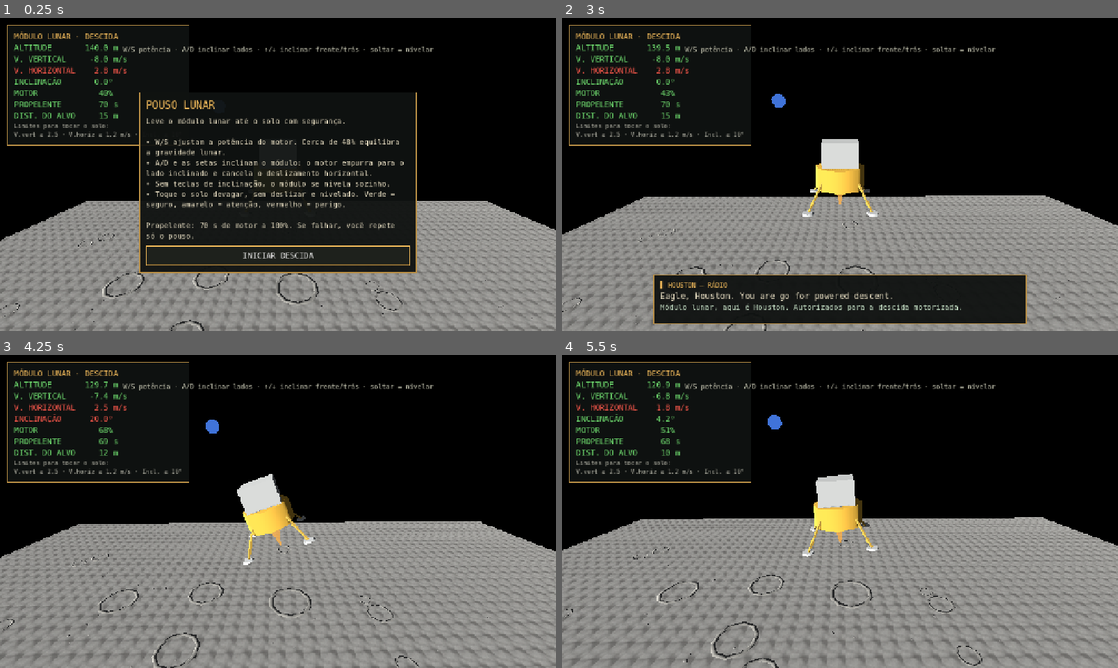
Above: before the commit, frames 1-4 (two rows, left to right).
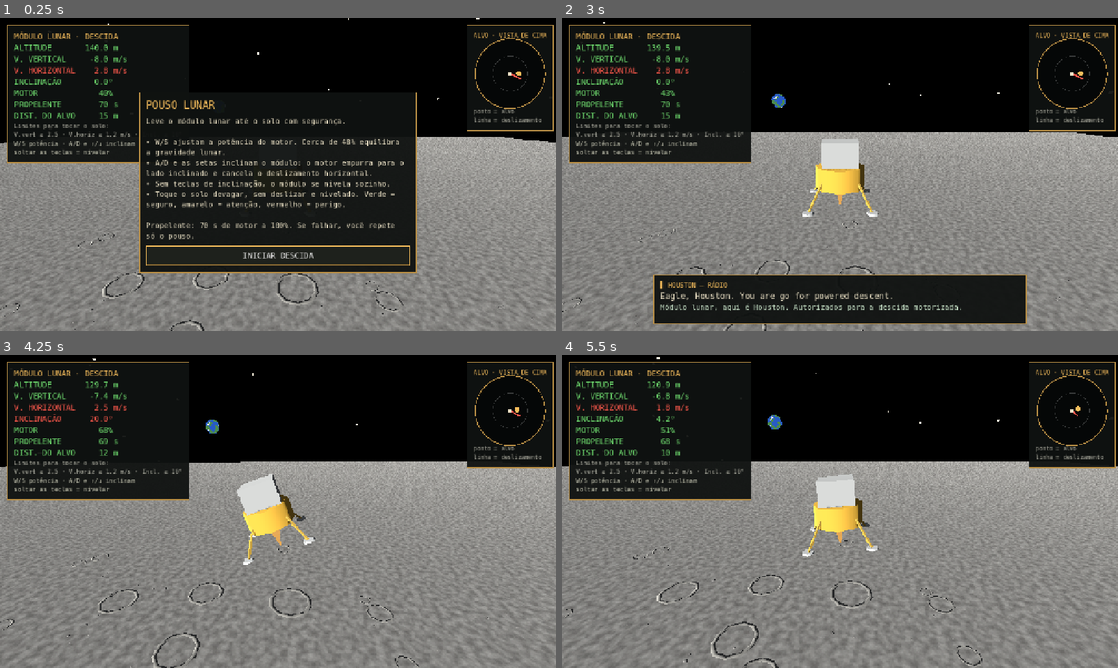
Above: after the commit, the same moments.

Repository: devGustavoReis/Apollo6
Game: Godot game, scene res://scenes/lunar_module/landing.tscn
Same seed, same stepped clock (60 frames per second), same inputs: the game is played once before the commit and once after it. This scene is started directly instead of the project's main scene.
Inputs (mouse positions are in pixels of both pictures, inside the frame that each line leads up to):
- Up to frame 1 (0.25 s): no input
- Up to frame 2 (3 s): move the mouse to (962, 158) at 0.52 s; hold D (move_right) 0.53-1.28 s; hold Tab (checklist) 0.53-1.28 s; click (962, 158) at 0.67 s; move the mouse to (728, 190) at 1.27 s; hold S (move_back) 1.28-2.03 s; tap E (interact) at 1.35 s; move the mouse to (895, 105) at 2.02 s; hold D (move_right) 2.03-2.78 s; tap C at 2.1 s; move the mouse to (812, 237) at 2.77 s; hold W (move_forward) from 2.78 s (still down); tap Keypad Enter at 2.85 s; click (812, 237) at 2.92 s
- Up to frame 3 (4.25 s): move the mouse to (444, 558) at 3.52 s; release W (move_forward) at 3.53 s; hold A (move_left) from 3.53 s (still down); tap Keypad Enter at 3.6 s
- Up to frame 4 (5.5 s): move the mouse to (673, 464) at 4.27 s; tap Shift at 4.35 s; move the mouse to (867, 511) at 5.02 s; release A (move_left) at 5.03 s; hold S (move_back) from 5.03 s (still down); tap 1 at 5.1 s; click (867, 511) at 5.17 s

The runs differ from the first frame. In frame 1, 18% of the frame differs, in the area x 0-100%, y 0-100%; in frame 2, 26%; in frame 3, 28%, in the area x 0-100%, y 1-100%; in frame 4, 27%.

Commit message:
T06 (parte 1): radar do alvo, marcador de contato e cenário do pouso
- Radar no HUD mostra o alvo visto de cima e o deslizamento do módulo
- Anel no solo sob o módulo (verde/amarelo/vermelho pela velocidade horizontal)
- Poeira abaixo de 15 m com o motor ligado
- Alvo com marcas brancas e feixe de sinalização
- Solo maior e sem repetição visível, estrelas e Terra com textura
- Dicas de teclas dentro do painel (não sobrepõem mais o HUD)

A física do pouso não mudou. Falta o modelo do módulo lunar (Blender).

Co-Authored-By: Claude Fable 5.2 <noreply@anthropic.com>
Claude-Session: https://claude.ai/code/session_01FrD3b8pGoUYoQnV63Uzd1z

Diff:
--- a/scripts/landing/landing_game.gd
+++ b/scripts/landing/landing_game.gd
@@ -10,6 +10,7 @@
 const TILT_RATE := 35.0
 const THROTTLE_RATE := 0.45
 const AREA_LIMIT := 260.0
+const RADAR_SCRIPT := preload("res://scripts/ui/landing_radar.gd")
 
 @onready var world: SubViewport = $ViewportContainer/SubViewport
 
@@ -22,6 +23,11 @@
 var lm: Node3D
 var flame: MeshInstance3D
 var camera: Camera3D
+var marker: MeshInstance3D
+var marker_mat: StandardMaterial3D
+var beacon: MeshInstance3D
+var dust: CPUParticles3D
+var radar: Control
 var _readouts := {}
 var _panel: PanelContainer
 var _panel_box: VBoxContainer
@@ -68,20 +74,23 @@
 	world.add_child(sun)
 	var ground := MeshInstance3D.new()
 	var plane := PlaneMesh.new()
-	plane.size = Vector2(700, 700)
+	plane.size = Vector2(3000, 3000)
 	ground.mesh = plane
 	var mat := StandardMaterial3D.new()
 	var noise := NoiseTexture2D.new()
-	noise.width = 64
-	noise.height = 64
+	noise.width = 256
+	noise.height = 256
 	noise.seamless = true
-	noise.noise = FastNoiseLite.new()
+	var ground_noise := FastNoiseLite.new()
+	ground_noise.frequency = 0.03
+	ground_noise.fractal_octaves = 4
+	noise.noise = ground_noise
 	noise.color_ramp = Gradient.new()
 	noise.color_ramp.set_color(0, Color(0.38, 0.37, 0.35))
 	noise.color_ramp.set_color(1, Color(0.62, 0.61, 0.58))
 	mat.albedo_texture = noise
 	mat.texture_filter = BaseMaterial3D.TEXTURE_FILTER_NEAREST
-	mat.uv1_scale = Vector3(60, 60, 1)
+	mat.uv1_scale = Vector3(50, 50, 1)
 	mat.roughness = 1.0
 	ground.material_override = mat
 	world.add_child(ground)
@@ -127,6 +136,40 @@
 	pad_mat.shading_mode = BaseMaterial3D.SHADING_MODE_UNSHADED
 	pad.material_override = pad_mat
 	world.add_child(pad)
+	var pad_marks := Node3D.new()
+	world.add_child(pad_marks)
+	for angle in [0.0, 90.0, 180.0, 270.0]:
+		var mark_dir := Vector3(cos(deg_to_rad(angle)), 0, sin(deg_to_rad(angle)))
+		_box(Vector3(1.4, 0.04, 1.4), Color(0.95, 0.95, 0.9), mark_dir * 8.0 + Vector3(0, 0.02, 0), pad_marks)
+	beacon = MeshInstance3D.new()
+	var beam := CylinderMesh.new()
+	beam.top_radius = 0.25
+	beam.bottom_radius = 0.25
+	beam.height = 60.0
+	beam.radial_segments = 6
+	beacon.mesh = beam
+	var beam_mat := _flat(Color(1.0, 0.7, 0.25, 0.4))
+	beam_mat.shading_mode = BaseMaterial3D.SHADING_MODE_UNSHADED
+	beam_mat.transparency = BaseMaterial3D.TRANSPARENCY_ALPHA
+	beacon.material_override = beam_mat
+	beacon.position = Vector3(0, 30, 0)
+	world.add_child(beacon)
+	var stars := MultiMeshInstance3D.new()
+	var star_mm := MultiMesh.new()
+	star_mm.transform_format = MultiMesh.TRANSFORM_3D
+	var star_mesh := BoxMesh.new()
+	star_mesh.size = Vector3(4, 4, 4)
+	var star_mat := _flat(Color(1, 0.97, 0.9))
+	star_mat.shading_mode = BaseMaterial3D.SHADING_MODE_UNSHADED
+	star_mesh.material = star_mat
+	star_mm.mesh = star_mesh
+	star_mm.instance_count = 300
+	for i in star_mm.instance_count:
+		var star_dir := Vector3(rng.randf_range(-1, 1), rng.randf_range(0.03, 1), rng.randf_range(-1, 1)).normalized()
+		var star_size := rng.randf_range(0.8, 1.6)
+		star_mm.set_instance_transform(i, Transform3D(Basis().scaled(Vector3.ONE * star_size), star_dir * 1100.0))
+	stars.multimesh = star_mm
+	world.add_child(stars)
 	var earth := MeshInstance3D.new()
 	var earth_mesh := SphereMesh.new()
 	earth_mesh.radius = 12
@@ -134,17 +177,68 @@
 	earth_mesh.radial_segments = 12
 	earth_mesh.rings = 6
 	earth.mesh = earth_mesh
-	var earth_mat := _flat(Color(0.25, 0.45, 0.85))
+	var earth_mat := _flat(Color.WHITE)
+	earth_mat.albedo_texture = _earth_texture()
+	earth_mat.texture_filter = BaseMaterial3D.TEXTURE_FILTER_NEAREST
 	earth_mat.shading_mode = BaseMaterial3D.SHADING_MODE_UNSHADED
 	earth.material_override = earth_mat
 	earth.position = Vector3(-120, 160, -400)
 	world.add_child(earth)
 	_build_lm()
+	marker = MeshInstance3D.new()
+	var marker_ring := TorusMesh.new()
+	marker_ring.inner_radius = 2.7
+	marker_ring.outer_radius = 3.0
+	marker_ring.rings = 16
+	marker_ring.ring_segments = 3
+	marker.mesh = marker_ring
+	marker.scale = Vector3(1, 0.05, 1)
+	marker_mat = _flat(Game.GOOD)
+	marker_mat.shading_mode = BaseMaterial3D.SHADING_MODE_UNSHADED
+	marker.material_override = marker_mat
+	world.add_child(marker)
+	dust = CPUParticles3D.new()
+	dust.emitting = false
+	dust.amount = 40
+	dust.lifetime = 1.2
+	dust.direction = Vector3(1, 0, 0)
+	dust.spread = 180.0
+	dust.flatness = 1.0
+	dust.gravity = Vector3(0, -MOON_G, 0)
+	dust.initial_velocity_min = 5.0
+	dust.initial_velocity_max = 11.0
+	var grain := BoxMesh.new()
+	grain.size = Vector3(0.35, 0.35, 0.35)
+	var grain_mat := _flat(Color(0.75, 0.74, 0.7, 0.6))
+	grain_mat.shading_mode = BaseMaterial3D.SHADING_MODE_UNSHADED
+	grain_mat.transparency = BaseMaterial3D.TRANSPARENCY_ALPHA
+	grain.material = grain_mat
+	dust.mesh = grain
+	world.add_child(dust)
 	camera = Camera3D.new()
 	camera.fov = 70
-	camera.far = 1500
+	camera.near = 0.5
+	camera.far = 3000
 	world.add_child(camera)
 	camera.make_current()
+
+
+func _earth_texture() -> ImageTexture:
+	var image := Image.create(64, 32, false, Image.FORMAT_RGB8)
+	var land := FastNoiseLite.new()
+	land.seed = 6
+	land.frequency = 0.05
+	for y in 32:
+		for x in 64:
+			var around := x / 64.0 * TAU
+			var point := Vector3(cos(around) * 14.0, sin(around) * 14.0, y * 1.4)
+			var color := Color(0.16, 0.36, 0.78)
+			if land.get_noise_3dv(point) > 0.1:
+				color = Color(0.3, 0.55, 0.3)
+			if y < 3 or y > 28 or land.get_noise_3dv(point * 2.3 + Vector3(50, 0, 0)) > 0.35:
+				color = Color(0.92, 0.94, 0.96)
+			image.set_pixel(x, y, color)
+	return ImageTexture.create_from_image(image)
 
 
 func _flat(color: Color) -> StandardMaterial3D:
@@ -231,12 +325,18 @@
 		_readouts[key] = label
 	var limits_label := Game.make_label("Limites para tocar o solo:\nV.vert ≤ %.1f · V.horiz ≤ %.1f m/s · Incl. ≤ %.0f°" % [limits["land_vy"], limits["land_vh"], limits["land_tilt"]], 14, Color(0.7, 0.7, 0.65))
 	box.add_child(limits_label)
-	var keys := Game.make_label("W/S potência · A/D inclinar lados · ↑/↓ inclinar frente/trás · soltar = nivelar", 15, Color(0.8, 0.8, 0.72))
-	keys.set_anchors_preset(Control.PRESET_CENTER_TOP)
-	keys.horizontal_alignment = HORIZONTAL_ALIGNMENT_CENTER
-	keys.size = Vector2(900, 24)
-	keys.position = Vector2(-450, 64)
-	layer.add_child(keys)
+	box.add_child(Game.make_label("W/S potência · A/D e ↑/↓ inclinam\nsoltar as teclas = nivelar", 14, Color(0.8, 0.8, 0.72)))
+	var radar_panel := PanelContainer.new()
+	radar_panel.set_anchors_preset(Control.PRESET_TOP_RIGHT)
+	radar_panel.position = Vector2(-206, 16)
+	layer.add_child(radar_panel)
+	var radar_box := VBoxContainer.new()
+	radar_panel.add_child(radar_box)
+	radar_box.add_child(Game.make_label("ALVO · VISTA DE CIMA", 14, Game.AMBER))
+	radar = Control.new()
+	radar.set_script(RADAR_SCRIPT)
+	radar_box.add_child(radar)
+	radar_box.add_child(Game.make_label("ponto = alvo\nlinha = deslizamento", 13, Color(0.7, 0.7, 0.65)))
 	_message = Game.make_label("", 22, Game.AMBER)
 	_message.set_anchors_preset(Control.PRESET_CENTER_TOP)
 	_message.horizontal_alignment = HORIZONTAL_ALIGNMENT_CENTER
@@ -359,6 +459,11 @@
 	var target_cam := pos + Vector3(0, 6.0, 15.0)
 	camera.position = camera.position.lerp(target_cam, 0.15) if camera.position != Vector3.ZERO else target_cam
 	camera.look_at(pos + Vector3(0, 2.0, 0), Vector3.UP)
+	marker.position = Vector3(pos.x, 0.08, pos.z)
+	marker_mat.albedo_color = Game.level_color(horizontal_speed() / limits["land_vh"])
+	beacon.visible = pos.y > 12.0
+	dust.position = Vector3(pos.x, 0.3, pos.z)
+	dust.emitting = flame.visible and pos.y < 15.0
 	_update_readouts()
 
 
@@ -373,6 +478,10 @@
 	var fuel_ratio := MissionState.lm_fuel / MissionState.lm_fuel_max
 	_set_readout("fuel", "PROPELENTE    %6.0f s" % MissionState.lm_fuel, 1.0 - fuel_ratio * 2.5)
 	_set_readout("dist", "DIST. DO ALVO %6.0f m" % Vector2(pos.x, pos.z).length(), 0.0)
+	radar.alvo = Vector2(-pos.x, -pos.z)
+	radar.velocidade = Vector2(vel.x, vel.z)
+	radar.cor_velocidade = Game.level_color(horizontal_speed() / limits["land_vh"])
+	radar.queue_redraw()
 	if state == "flying":
 		if MissionState.lm_fuel <= 0.0:
 			_message.text = "SEM PROPELENTE!"
--- /dev/null
+++ b/scripts/ui/landing_radar.gd
@@ -0,0 +1,29 @@
+extends Control
+
+var alvo = Vector2.ZERO
+var velocidade = Vector2.ZERO
+var cor_velocidade = Color.WHITE
+var alcance = 60.0
+
+
+func _ready():
+	custom_minimum_size = Vector2(150, 150)
+
+
+func _draw():
+	var centro = size / 2
+	var raio = size.x / 2 - 4
+	draw_circle(centro, raio, Color(0.02, 0.03, 0.03))
+	draw_arc(centro, raio, 0, TAU, 40, Game.AMBER.darkened(0.25), 2)
+	draw_arc(centro, raio / 2, 0, TAU, 32, Color(1, 1, 1, 0.2), 1)
+	draw_line(centro - Vector2(raio, 0), centro + Vector2(raio, 0), Color(1, 1, 1, 0.2), 1)
+	draw_line(centro - Vector2(0, raio), centro + Vector2(0, raio), Color(1, 1, 1, 0.2), 1)
+	var ponto = alvo / alcance * raio
+	if ponto.length() > raio - 6:
+		ponto = ponto.normalized() * (raio - 6)
+	draw_circle(centro + ponto, 6, Game.AMBER)
+	var seta = velocidade * 10
+	if seta.length() > raio - 6:
+		seta = seta.normalized() * (raio - 6)
+	draw_line(centro, centro + seta, cor_velocidade, 3)
+	draw_rect(Rect2(centro - Vector2(4, 4), Vector2(8, 8)), Game.CREAM)
Not shown, added: scripts/ui/landing_radar.gd.uid
Not shown, changed: docs/gameplay_prototype.md
